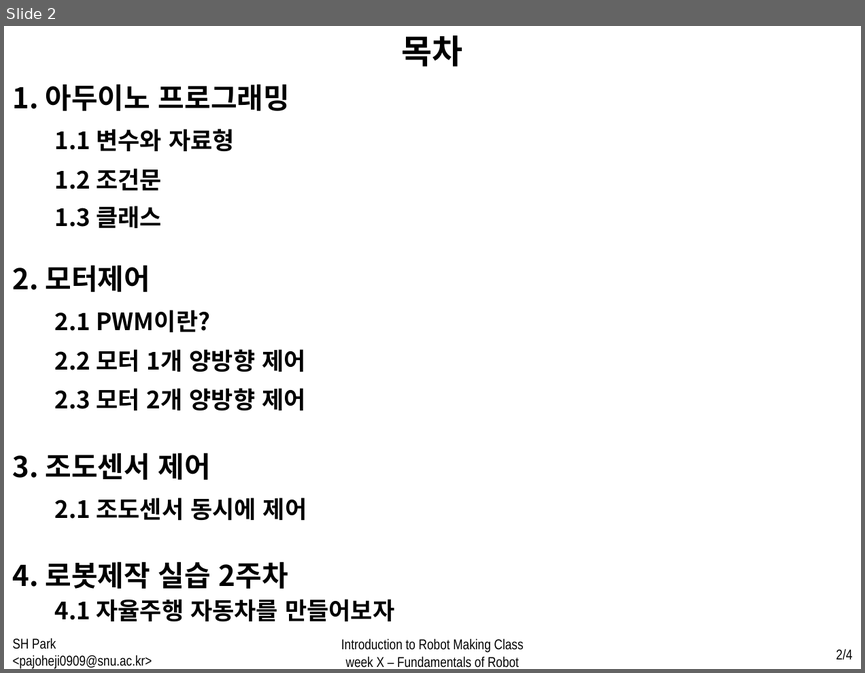
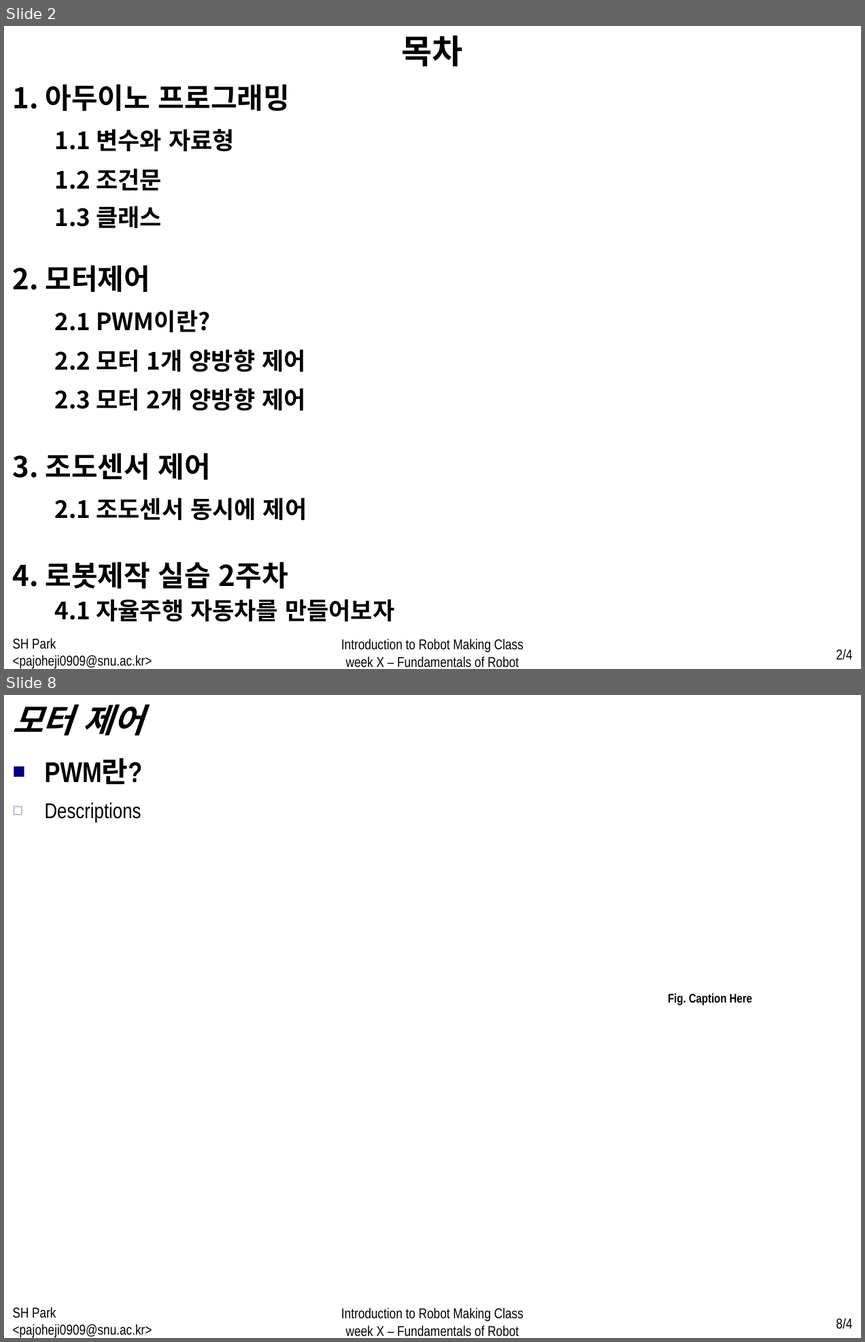
Before and after one commit to WhenTheyCry96/RobotTutorial, a slide deck: PPT/week2.pptx. Shown one above the other, each under a label of ours: slide 2 before the commit, slides 2 and 8 after it; the slides between them are not shown. The pictures are 865x673 and 865x1342 pixels, drawn with LibreOffice and Linux fonts; fonts in the diff are those of the drawing. Boxes give left, top, right and bottom in pixels: in the first picture for what was removed or moved away, otherwise in the second. Text is boxed around its words. In the diff, an @@ line names an element or a change of style, - is before the commit and + after.

Commit message:
robot ppt2 fixing

```diff
--- a/PPT/week2.pptx
+++ b/PPT/week2.pptx
@@ slide 8 added at [4, 695, 861, 1338], background #FFFFFF @@
@@ text added at [12, 705, 144, 736], 28 pt, text #000000, bold, italic @@
+모터 제어
@@ text added at [45, 759, 143, 784], 24 pt, text #000000, bold @@
+■ PWM란?
@@ text added at [45, 802, 141, 822], 18 pt, text #000000 @@
+  ◻ Descriptions
@@ text added at [668, 993, 752, 1005], 10.5 pt, text #000000, bold @@
+Fig. Caption Here
@@ text added at [13, 1306, 152, 1338], 12 pt, text #000000 @@
+SH Park <pajoheji0909@snu.ac.kr>
@@ text added at [341, 1307, 524, 1336], 12 pt, text #000000 @@
+Introduction to Robot Making Class
+week X – Fundamentals of Robot
@@ page number added at [836, 1318, 852, 1329], 12 pt, text #000000 @@
+8/4
```
Also in this commit, not shown: 1 slide changed, 12 other slides added.
